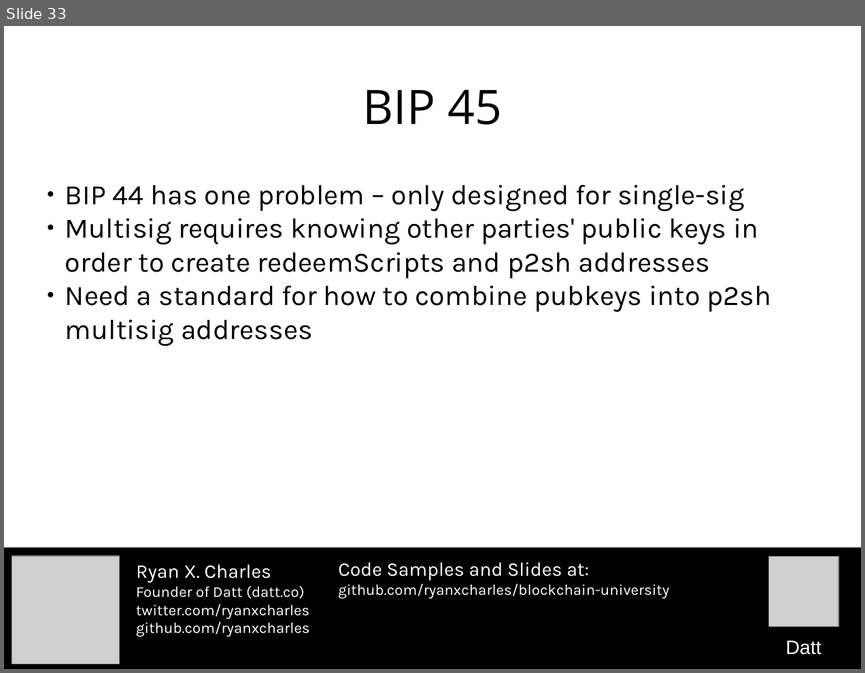
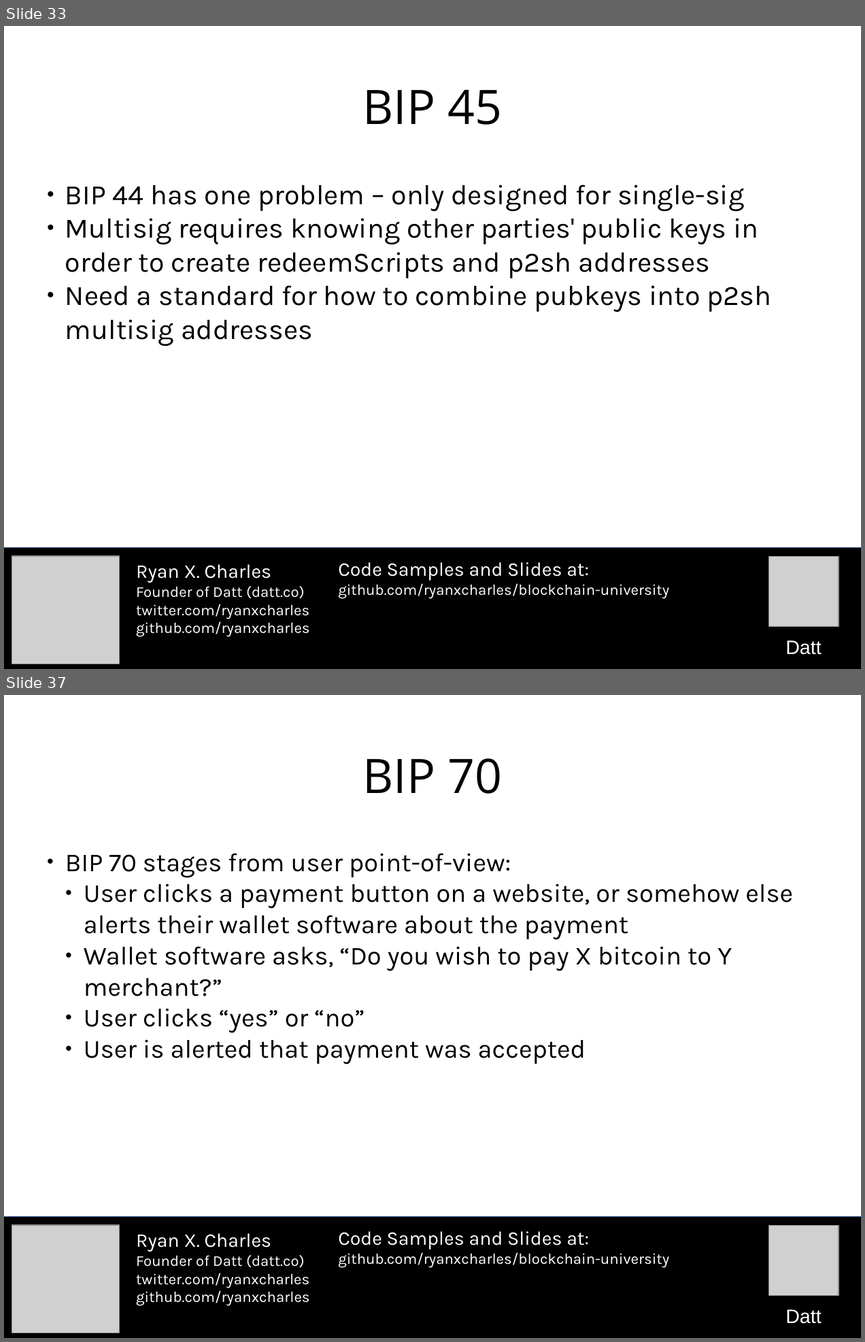
Before and after one commit to camelash/blockchain-university, a slide deck: slides/2015-10-28-important-bips.odp. Shown one above the other, each under a label of ours: slide 33 before the commit, slides 33 and 37 after it; the slides between them are not shown. The pictures are 865x673 and 865x1342 pixels, drawn with LibreOffice and Linux fonts; fonts in the diff are those of the drawing; grey boxes stand for pictures. Boxes give left, top, right and bottom in pixels: in the first picture for what was removed or moved away, otherwise in the second. Text is boxed around its words. In the diff, an @@ line names an element or a change of style, - is before the commit and + after.

```diff
--- a/slides/2015-10-28-important-bips.odp
+++ b/slides/2015-10-28-important-bips.odp
@@ slide 37 added at bbox=[4, 695, 861, 1338], background #FFFFFF @@
@@ title added at bbox=[362, 758, 502, 794], 44 pt, text #000000 @@
+BIP 70
@@ subtitle added at bbox=[65, 853, 793, 1064], 24 pt, text #000000 @@
+● BIP 70 stages from user point-of-view:
+  ● User clicks a payment button on a website, or somehow else alerts their wallet software about the payment
+  ● Wallet software asks, “Do you wish to pay X bitcoin to Y merchant?”
+  ● User clicks “yes” or “no”
+  ● User is alerted that payment was accepted
@@ rectangle added at bbox=[4, 1217, 861, 1338], fill #000000, outline #3465A4 0 pt @@
@@ picture added at bbox=[11, 1225, 120, 1333] @@
@@ text added at bbox=[136, 1233, 310, 1306], 14 pt, text #FFFFFF @@
+Ryan X. Charles
+Founder of Datt (datt.co)
+twitter.com/ryanxcharles
+github.com/ryanxcharles
@@ text added at bbox=[338, 1231, 669, 1268], 14 pt, text #FFFFFF @@
+Code Samples and Slides at:
+github.com/ryanxcharles/blockchain-university
@@ picture added at bbox=[769, 1225, 839, 1295] @@
@@ text added at bbox=[785, 1309, 821, 1323], 18 pt, text #FFFFFF @@
+Datt
```
Also in this commit, not shown: 17 other slides added, 1 other file.
